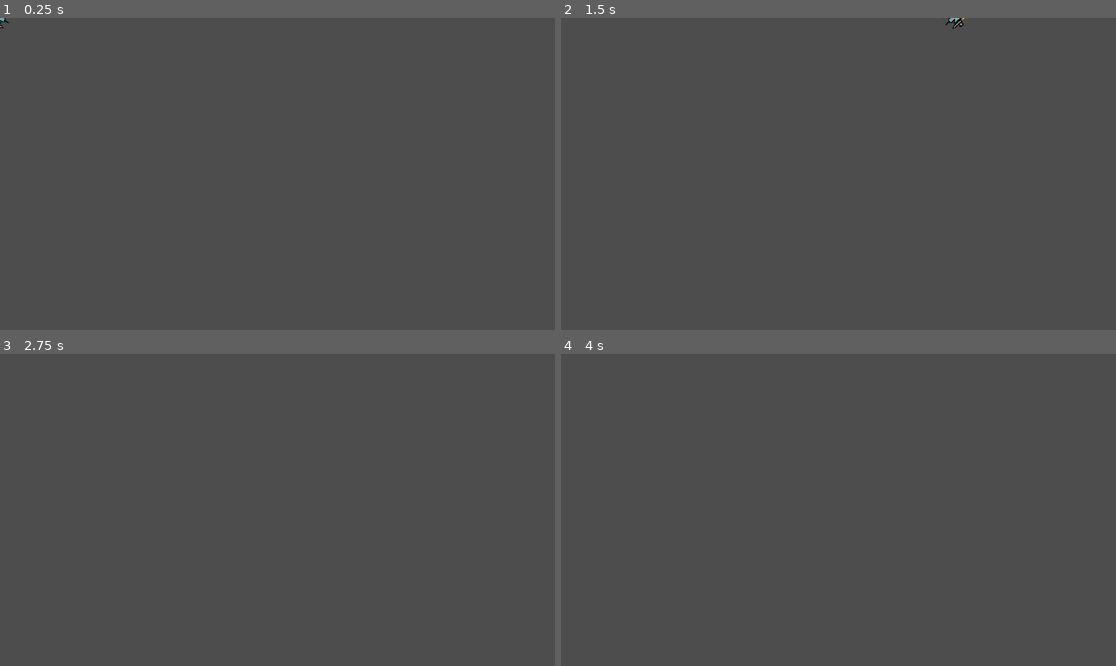
Above: before the commit, frames 1-4 (two rows, left to right).
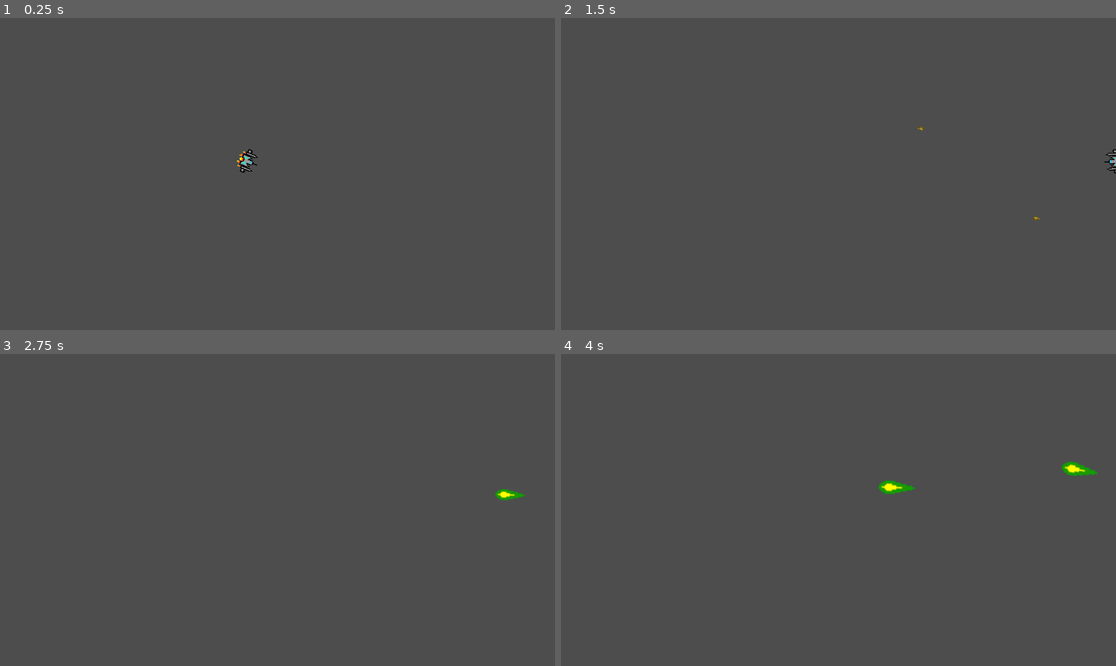
Above: after the commit, the same moments.

Repository: Smugyy/Shooter-game
Game: Godot game, scene res://Player.tscn
The game is run twice, just before and just after one commit, with the same random seed, the same clock (stepped at 60 frames per second) and the same inputs. Before the commit the project has no main scene; this scene is started directly in both runs.
Inputs (mouse positions are in pixels of both pictures, inside the frame that each line leads up to):
- Up to frame 1 (0.25 s): no input
- Up to frame 2 (1.5 s): tap Enter at 0.5 s; move the mouse to (960, 158) at 0.52 s; press the mouse at (960, 158) at 0.53 s; hold D (right) 0.53-1.28 s; right-click (960, 158) at 0.6 s; move the mouse to (727, 189) at 1.27 s; release the mouse at (727, 189) at 1.28 s; hold Q (switch weapon down, bound only after the commit) from 1.28 s (still down); click (727, 189) at 1.35 s
- Up to frame 3 (2.75 s): right-click (166, 525) at 1.55 s; move the mouse to (333, 441) at 2.02 s; release Q (switch weapon down, bound only after the commit) at 2.03 s; press the mouse at (333, 441) at 2.03 s; hold D (right) from 2.03 s (still down); right-click (333, 441) at 2.1 s
- Up to frame 4 (4 s): move the mouse to (810, 572) at 2.77 s; release D (right) at 2.78 s; release the mouse at (810, 572) at 2.78 s; hold E (switch weapon up, bound only after the commit) 2.78-3.53 s; click (810, 572) at 2.85 s; right-click (810, 572) at 3.05 s; move the mouse to (1005, 556) at 3.52 s; press the mouse at (1005, 556) at 3.53 s; hold A (left) from 3.53 s (still down); right-click (1005, 556) at 3.6 s

The runs differ from the first frame. In frame 1, 0.2% of the frame differs, in the area x 0-47%, y 0-50%; in frame 2, 0.2%; in frame 3, 0.1%; in frame 4, 0.4%, in the area x 57-97%, y 34-45%.

Commit message:
player can shoot and has 3 different weapons

Diff:
--- a/shooter-game-thingamabob/Player.tscn
+++ b/shooter-game-thingamabob/Player.tscn
@@ -1,27 +1,41 @@
-[gd_scene load_steps=4 format=3 uid="uid://btf8y0gkf2av4"]
+[gd_scene load_steps=5 format=3 uid="uid://btf8y0gkf2av4"]
 
 [ext_resource type="Script" uid="uid://s8nfxn3hni7g" path="res://player.gd" id="1_kpjcp"]
 [ext_resource type="Texture2D" uid="uid://cf33kvcr1gocj" path="res://clipart1346555.png" id="1_xhfnw"]
+[ext_resource type="Script" uid="uid://dv0bavxv2p7tn" path="res://PlayerwWeapon_Changer.gd" id="3_kne1u"]
 
 [sub_resource type="RectangleShape2D" id="RectangleShape2D_kne1u"]
 size = Vector2(31, 52)
 
-[node name="Player" type="CharacterBody2D"]
+[node name="Node" type="Node"]
+
+[node name="Player" type="CharacterBody2D" parent="."]
+position = Vector2(514, 298)
 script = ExtResource("1_kpjcp")
 rotation_speed = 0.2
-player_speed = 15
+player_speed = 10
 dash_speed = 30
 
-[node name="CollisionShape2D" type="CollisionShape2D" parent="."]
+[node name="CollisionShape2D" type="CollisionShape2D" parent="Player"]
 position = Vector2(0.5, 0)
 shape = SubResource("RectangleShape2D_kne1u")
 
-[node name="Sprite2D" type="Sprite2D" parent="."]
+[node name="Sprite2D" type="Sprite2D" parent="Player"]
 scale = Vector2(0.1, 0.1)
 texture = ExtResource("1_xhfnw")
 
-[node name="Dash_Cooldown" type="Timer" parent="."]
+[node name="Dash_Cooldown" type="Timer" parent="Player"]
 wait_time = 2.0
 one_shot = true
 
-[connection signal="timeout" from="Dash_Cooldown" to="." method="_on_dash_cooldown_timeout"]
+[node name="Gun_Offset" type="Marker2D" parent="Player"]
+position = Vector2(20, 0)
+
+[node name="Cooldown_Timer" type="Timer" parent="Player"]
+wait_time = 0.5
+one_shot = true
+
+[node name="PlayerWeapon_Changer" type="Node2D" parent="Player"]
+script = ExtResource("3_kne1u")
+
+[connection signal="timeout" from="Player/Dash_Cooldown" to="Player" method="_on_dash_cooldown_timeout"]
--- /dev/null
+++ b/shooter-game-thingamabob/PlayerProjectile.gd
@@ -0,0 +1,11 @@
+extends Area2D
+
+@export var speed = 5000
+
+# Called every frame. 'delta' is the elapsed time since the previous frame.
+func _physics_process(delta):
+	position += transform.x * speed * delta
+
+
+func _on_lifetime_timeout() -> void:
+	queue_free()
--- /dev/null
+++ b/shooter-game-thingamabob/PlayerwWeapon_Changer.gd
@@ -0,0 +1,41 @@
+extends Node2D
+var weapons: Array =[preload("res://Projectiles/PlayerProjectile.tscn"), preload("res://Projectiles/3WayShot.tscn"), preload("res://Projectiles/GrowingShot.tscn")]
+
+var current_weapon_index = 0
+var current_weapon = weapons[current_weapon_index]
+
+# Called when the node enters the scene tree for the first time.
+func _ready():
+	current_weapon = weapons[current_weapon_index]
+
+
+# Called every frame. 'delta' is the elapsed time since the previous frame.
+func _process(_delta):
+	if Input.is_action_pressed("shoot") and $"../Cooldown_Timer".is_stopped():
+		shoot()
+
+	if Input.is_action_just_pressed("switch weapon up"):
+		var direction = 1
+		switch_weapon(direction)
+	if Input.is_action_just_pressed("switch weapon down"):
+		var direction = -1
+		switch_weapon(direction)
+
+
+	pass
+
+func switch_weapon(direction):
+	current_weapon_index +=direction
+	if current_weapon_index > weapons.size()-1:
+		current_weapon_index = 0
+	if current_weapon_index < 0:
+		current_weapon_index = weapons.size()-1
+	current_weapon = weapons[current_weapon_index]
+
+
+
+func shoot():
+	var p = current_weapon.instantiate()
+	owner.add_child(p)
+	p.transform = $"../Gun_Offset".global_transform
+	$"../Cooldown_Timer".start()
--- /dev/null
+++ b/shooter-game-thingamabob/Projectiles/3WayShot.tscn
@@ -0,0 +1,74 @@
+[gd_scene load_steps=4 format=3 uid="uid://cr6vnt1igefh7"]
+
+[ext_resource type="Script" uid="uid://eek11hghgi2w" path="res://PlayerProjectile.gd" id="1_wsypd"]
+[ext_resource type="Texture2D" uid="uid://cibav0tn2ifeg" path="res://pixil-frame-0.png" id="2_lsxgy"]
+
+[sub_resource type="CapsuleShape2D" id="CapsuleShape2D_gmw43"]
+radius = 3.33012
+height = 15.5884
+
+[node name="3Way_shot" type="Node2D"]
+
+[node name="Projectile" type="Area2D" parent="."]
+script = ExtResource("1_wsypd")
+speed = 500
+
+[node name="Sprite2D" type="Sprite2D" parent="Projectile"]
+self_modulate = Color(0.59264, 0.342536, 0.992914, 1)
+rotation = 1.5708
+scale = Vector2(0.15, 0.15)
+texture = ExtResource("2_lsxgy")
+
+[node name="CollisionShape2D" type="CollisionShape2D" parent="Projectile"]
+position = Vector2(0, 1)
+rotation = 1.5708
+shape = SubResource("CapsuleShape2D_gmw43")
+
+[node name="Lifetime" type="Timer" parent="Projectile"]
+wait_time = 0.3
+one_shot = true
+autostart = true
+
+[node name="Projectile3" type="Area2D" parent="."]
+rotation = -0.523599
+script = ExtResource("1_wsypd")
+speed = 500
+
+[node name="Sprite2D" type="Sprite2D" parent="Projectile3"]
+self_modulate = Color(0.59264, 0.342536, 0.992914, 1)
+rotation = 1.5708
+scale = Vector2(0.15, 0.15)
+texture = ExtResource("2_lsxgy")
+
+[node name="CollisionShape2D" type="CollisionShape2D" parent="Projectile3"]
+rotation = 1.5708
+shape = SubResource("CapsuleShape2D_gmw43")
+
+[node name="Lifetime" type="Timer" parent="Projectile3"]
+wait_time = 0.3
+one_shot = true
+autostart = true
+
+[node name="Projectile2" type="Area2D" parent="."]
+rotation = 0.523599
+script = ExtResource("1_wsypd")
+speed = 500
+
+[node name="Sprite2D" type="Sprite2D" parent="Projectile2"]
+self_modulate = Color(0.59264, 0.342536, 0.992914, 1)
+rotation = 1.5708
+scale = Vector2(0.15, 0.15)
+texture = ExtResource("2_lsxgy")
+
+[node name="CollisionShape2D" type="CollisionShape2D" parent="Projectile2"]
+rotation = 1.5708
+shape = SubResource("CapsuleShape2D_gmw43")
+
+[node name="Lifetime" type="Timer" parent="Projectile2"]
+wait_time = 0.3
+one_shot = true
+autostart = true
+
+[connection signal="timeout" from="Projectile/Lifetime" to="Projectile" method="_on_lifetime_timeout"]
+[connection signal="timeout" from="Projectile3/Lifetime" to="Projectile3" method="_on_lifetime_timeout"]
+[connection signal="timeout" from="Projectile2/Lifetime" to="Projectile2" method="_on_lifetime_timeout"]
--- /dev/null
+++ b/shooter-game-thingamabob/Projectiles/GrowingShot.tscn
@@ -0,0 +1,30 @@
+[gd_scene load_steps=4 format=3 uid="uid://cqynv7uyw3fqf"]
+
+[ext_resource type="Script" uid="uid://utxkeiek08ol" path="res://Projectiles/Player_growing_shot.gd" id="1_t188w"]
+[ext_resource type="Texture2D" uid="uid://xn7qp62moisu" path="res://Projectiles/pixil-frame-0 (1).png" id="2_t188w"]
+
+[sub_resource type="CapsuleShape2D" id="CapsuleShape2D_gmw43"]
+radius = 27.0
+height = 100.0
+
+[node name="Projectile" type="Area2D"]
+script = ExtResource("1_t188w")
+speed = 500
+
+[node name="Sprite2D" type="Sprite2D" parent="."]
+self_modulate = Color(1, 1, 0, 1)
+position = Vector2(-12, 4)
+scale = Vector2(5, 5)
+texture = ExtResource("2_t188w")
+
+[node name="CollisionShape2D" type="CollisionShape2D" parent="."]
+position = Vector2(0, 2)
+rotation = 1.5708
+shape = SubResource("CapsuleShape2D_gmw43")
+
+[node name="Lifetime" type="Timer" parent="."]
+wait_time = 2.0
+one_shot = true
+autostart = true
+
+[connection signal="timeout" from="Lifetime" to="." method="_on_lifetime_timeout"]
--- /dev/null
+++ b/shooter-game-thingamabob/Projectiles/PlayerProjectile.tscn
@@ -0,0 +1,27 @@
+[gd_scene load_steps=4 format=3 uid="uid://bdxfby57hwhdt"]
+
+[ext_resource type="Script" uid="uid://eek11hghgi2w" path="res://PlayerProjectile.gd" id="1_v7kjd"]
+[ext_resource type="Texture2D" uid="uid://cibav0tn2ifeg" path="res://pixil-frame-0.png" id="2_rva4n"]
+
+[sub_resource type="CapsuleShape2D" id="CapsuleShape2D_gmw43"]
+radius = 4.0
+height = 16.0
+
+[node name="Projectile" type="Area2D"]
+script = ExtResource("1_v7kjd")
+speed = 500
+
+[node name="Sprite2D" type="Sprite2D" parent="."]
+rotation = 1.5708
+scale = Vector2(0.15, 0.15)
+texture = ExtResource("2_rva4n")
+
+[node name="CollisionShape2D" type="CollisionShape2D" parent="."]
+rotation = 1.5708
+shape = SubResource("CapsuleShape2D_gmw43")
+
+[node name="Lifetime" type="Timer" parent="."]
+one_shot = true
+autostart = true
+
+[connection signal="timeout" from="Lifetime" to="." method="_on_lifetime_timeout"]
--- /dev/null
+++ b/shooter-game-thingamabob/Projectiles/Player_growing_shot.gd
@@ -0,0 +1,23 @@
+extends Area2D
+
+@export var speed = 2000
+var start_size = Vector2(0.1,0.1)
+var end_size = Vector2(0.6,0.6)
+var duration = 10
+var fraction = 0
+var current_size
+func _ready():
+	scale = start_size
+	current_size = start_size
+
+# Called every frame. 'delta' is the elapsed time since the previous frame.
+func _physics_process(delta):
+	fraction = clamp(fraction + delta/duration, 0, 1)
+	position += transform.x * speed * delta
+	current_size = lerp(current_size, end_size, fraction)
+	scale = current_size
+
+
+
+func _on_lifetime_timeout() -> void:
+	queue_free()
--- a/shooter-game-thingamabob/player.gd
+++ b/shooter-game-thingamabob/player.gd
@@ -11,7 +11,7 @@
 var mousePos = Vector2()
 
 # Called every frame. 'delta' is the elapsed time since the previous frame.
-func _physics_process(delta: float):
+func _physics_process(delta):
 	mousePos = get_global_mouse_position()
 	var targetDir = get_angle_to(mousePos - position.normalized())
 	rotation += sin(targetDir * rotation_speed)
@@ -28,6 +28,10 @@
 		can_dash = false
 		dash_direction = direction.normalized()
 		velocity = dash_direction * dash_speed
+
+		#var dash_direction = get_global_mouse_position() - self.position
+		#dash_direction = dash_direction.normalized()
+		#velocity = dash_direction * dash_speed
 		velocity *= 1.0 - (friction * delta)
 		$Dash_Cooldown.start()
 
--- a/shooter-game-thingamabob/project.godot
+++ b/shooter-game-thingamabob/project.godot
@@ -11,6 +11,7 @@
 [application]
 
 config/name="Shooter game thingamabob"
+run/main_scene="uid://cjw16fxy5hf48"
 config/features=PackedStringArray("4.4", "Forward Plus")
 config/icon="res://icon.svg"
 
@@ -41,3 +42,18 @@
 "events": [Object(InputEventMouseButton,"resource_local_to_scene":false,"resource_name":"","device":-1,"window_id":0,"a …(253 unchanged characters)…
 ]
 }
+shoot={
+"deadzone": 0.2,
+"events": [Object(InputEventMouseButton,"resource_local_to_scene":false,"resource_name":"","device":-1,"window_id":0,"alt_pressed":false,"shift_pressed":false,"ctrl_pressed":false,"meta_pressed":false,"button_mask":0,"position":Vector2(0, 0),"global_position":Vector2(0, 0),"factor":1.0,"button_index":1,"canceled":false,"pressed":false,"double_click":false,"script":null)
+]
+}
+"switch weapon up"={
+"deadzone": 0.2,
+"events": [Object(InputEventKey,"resource_local_to_scene":false,"resource_name":"","device":-1,"window_id":0,"alt_pressed":false,"shift_pressed":false,"ctrl_pressed":false,"meta_pressed":false,"pressed":false,"keycode":0,"physical_keycode":69,"key_label":0,"unicode":101,"location":0,"echo":false,"script":null)
+]
+}
+"switch weapon down"={
+"deadzone": 0.2,
+"events": [Object(InputEventKey,"resource_local_to_scene":false,"resource_name":"","device":-1,"window_id":0,"alt_pressed":false,"shift_pressed":false,"ctrl_pressed":false,"meta_pressed":false,"pressed":false,"keycode":0,"physical_keycode":81,"key_label":0,"unicode":113,"location":0,"echo":false,"script":null)
+]
+}
Not shown, added: shooter-game-thingamabob/PlayerProjectile.gd.uid
Not shown, added: shooter-game-thingamabob/PlayerwWeapon_Changer.gd.uid
Not shown, added: shooter-game-thingamabob/Projectiles/Player_growing_shot.gd.uid
Binary file added: shooter-game-thingamabob/Projectiles/pixil-frame-0 (1).png
Not shown, added: shooter-game-thingamabob/Projectiles/pixil-frame-0 (1).png.import
Binary file added: shooter-game-thingamabob/Projectiles/pixil-frame-0.png
Not shown, added: shooter-game-thingamabob/Projectiles/pixil-frame-0.png.import
Binary file added: shooter-game-thingamabob/pixil-frame-0.png
Not shown, added: shooter-game-thingamabob/pixil-frame-0.png.import
